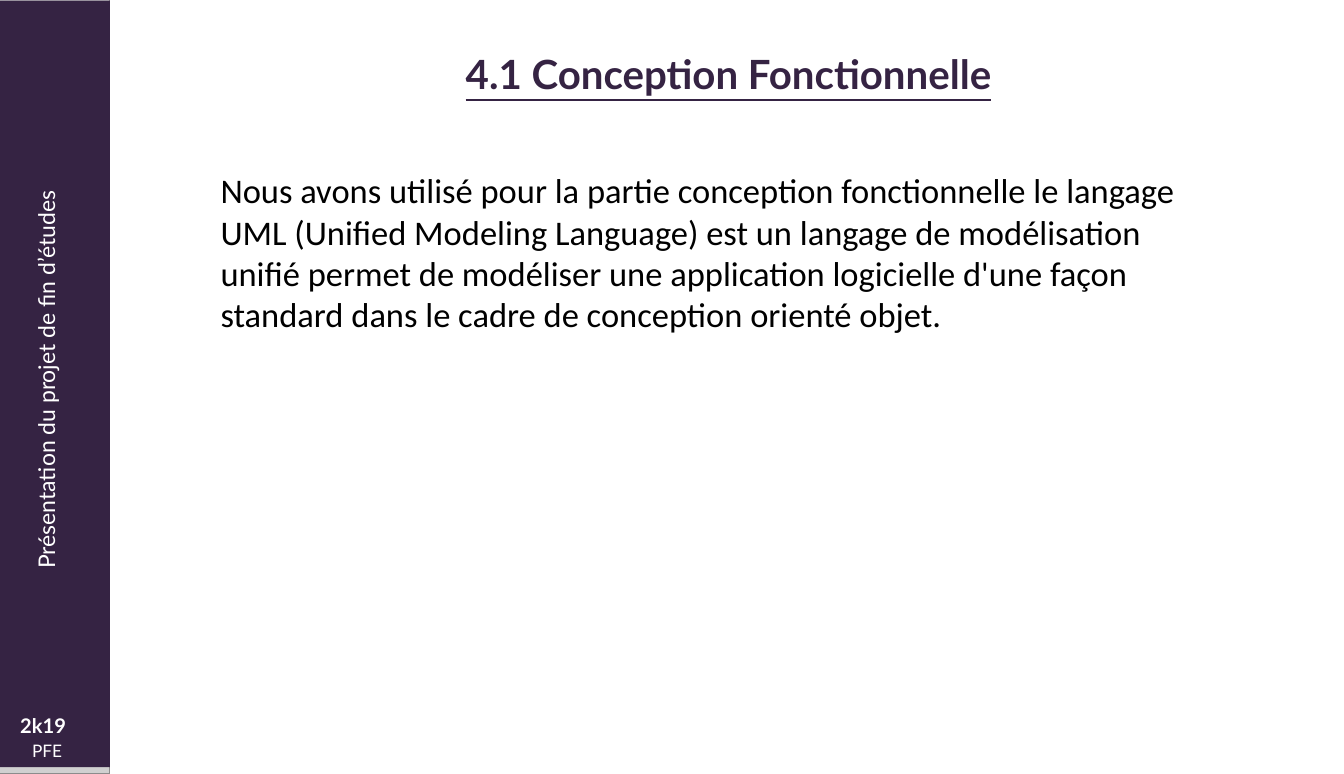
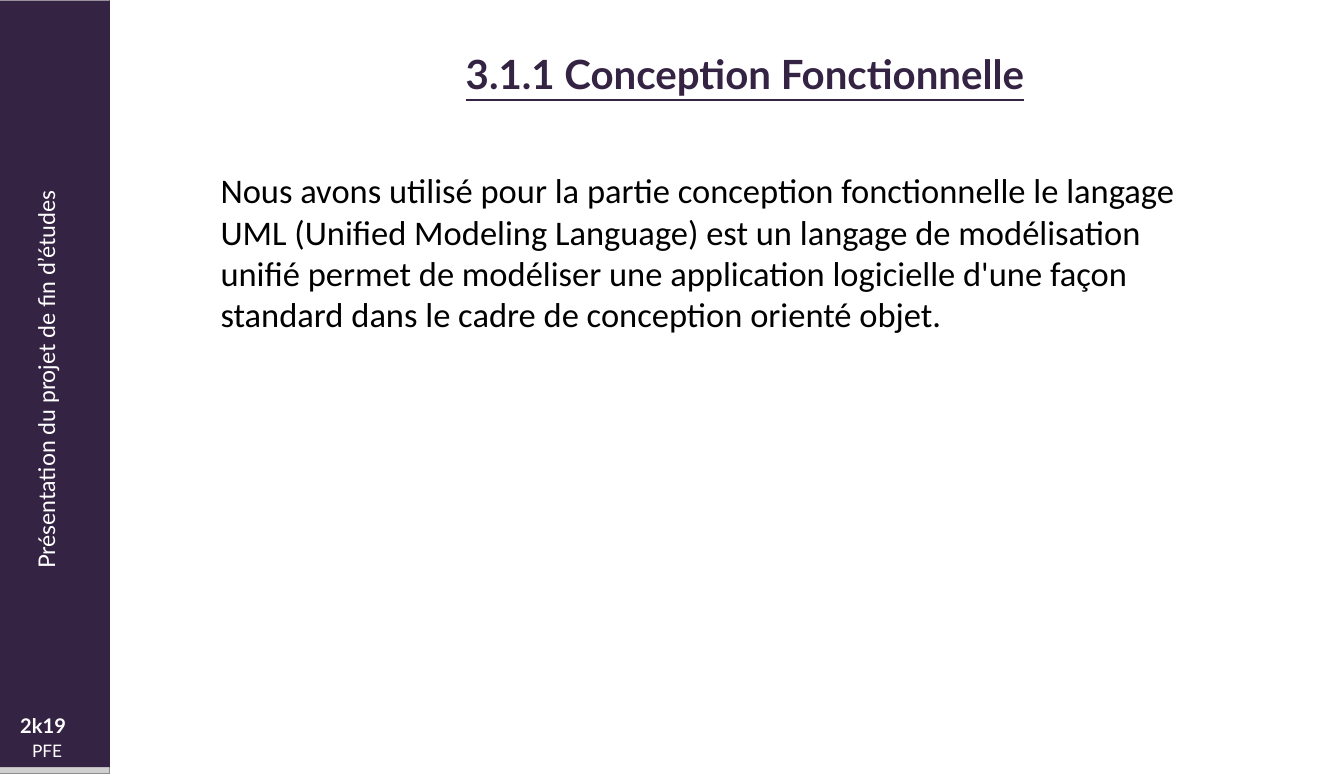
Before and after one commit to mjayari/PFE_Project, a slide deck: slide 11 of Présentation-PFE.pptx (slide 12 before the commit). Drawn at 1344x774 pixels with LibreOffice and Linux fonts; fonts in the diff are those of the drawing; grey boxes stand for pictures; background and template pictures are left out. Boxes give left, top, right and bottom in pixels: in the first picture for what was removed or moved away, otherwise in the second. Text is boxed around its words. In the diff, an @@ line names an element or a change of style, - is before the commit and + after.

```diff
--- a/Présentation-PFE.pptx
+++ b/Présentation-PFE.pptx
@@ text at (466, 59, 1024, 96): text changed @@
-4.1 Conception Fonctionnelle
+3.1.1 Conception Fonctionnelle
```
Also in this commit, not shown: 22 other slides changed, 14 slides added, 2 slides removed, 3 other files.
